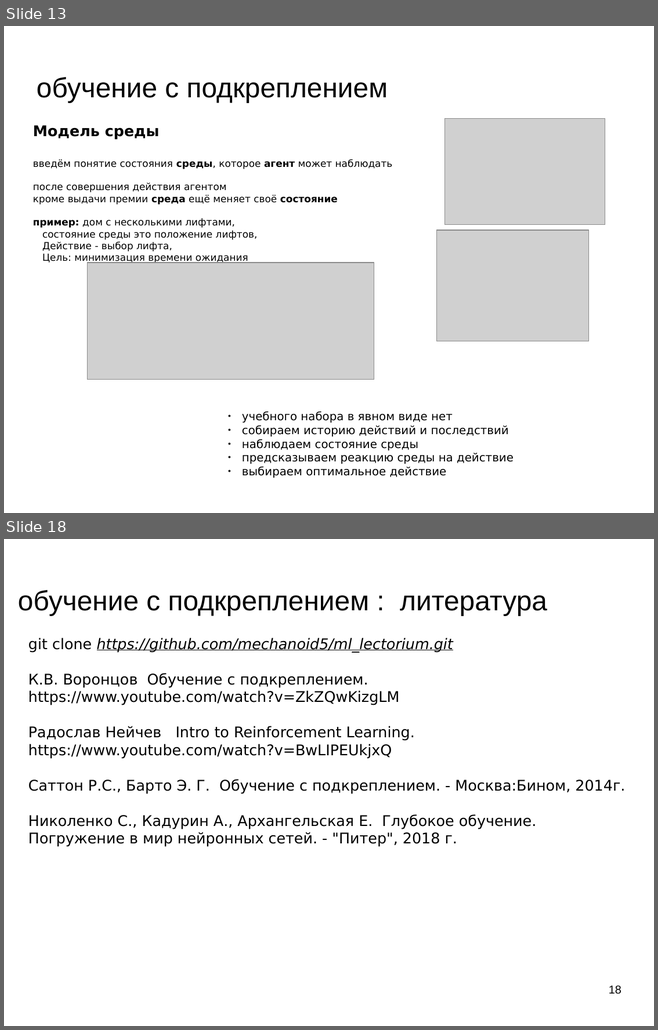
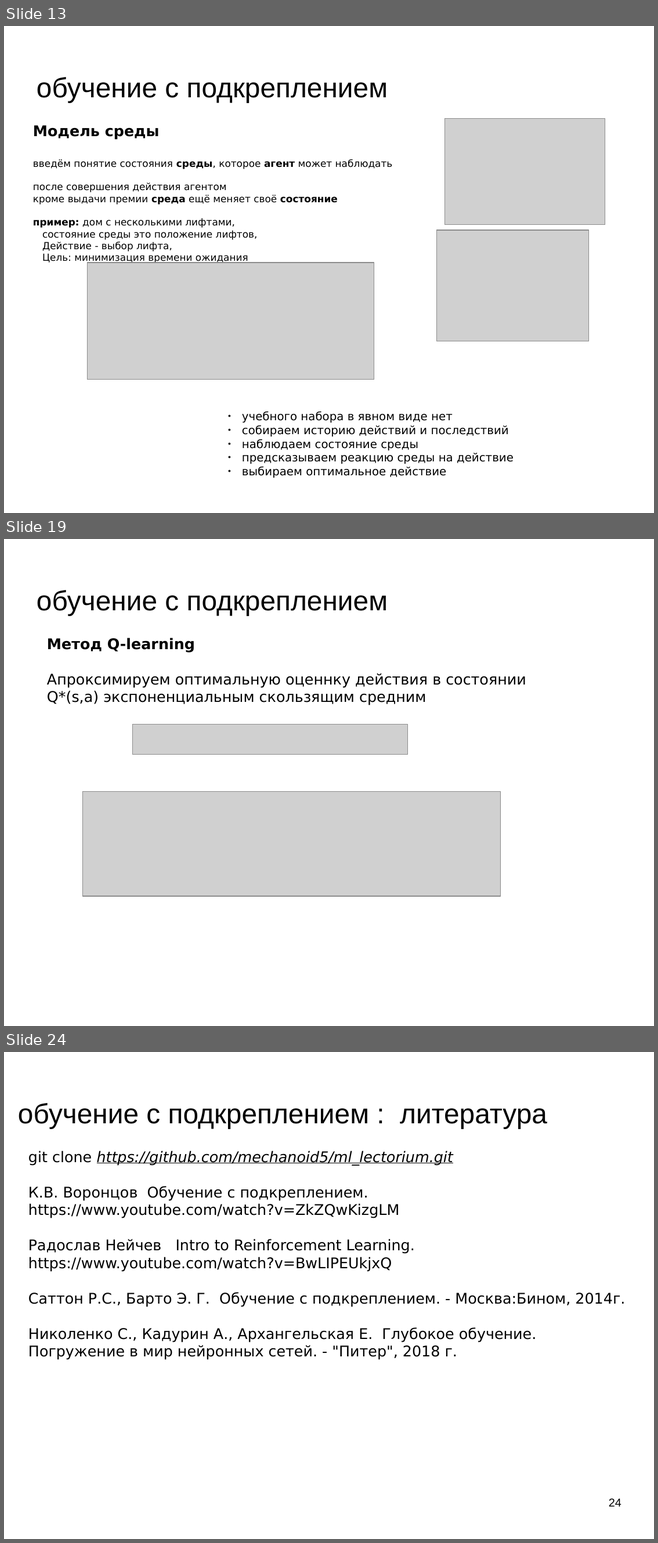
Before and after one commit to mechanoid5/ml_lectorium_legacy, a slide deck: 34-reinforcement-learning.odp. Shown one above the other, each under a label of ours: slides 13 and 18 before the commit, slides 13, 19 and 24 after it; the slides between them are not shown. The pictures are 658x1030 and 658x1543 pixels, drawn with LibreOffice and Linux fonts; fonts in the diff are those of the drawing; grey boxes stand for pictures; background and template pictures are left out. Boxes give left, top, right and bottom in pixels: in the first picture for what was removed or moved away, otherwise in the second. Text is boxed around its words. In the diff, an @@ line names an element or a change of style, - is before the commit and + after.

```diff
--- a/34-reinforcement-learning.odp
+++ b/34-reinforcement-learning.odp
@@ slide 19 added at (x1=4, y1=539, x2=654, y2=1026), background picture (left out) @@
@@ title added at (x1=36, y1=590, x2=388, y2=616), 33.9 pt, text #000000 @@
+обучение с подкреплением
@@ text added at (x1=47, y1=638, x2=526, y2=705), 18 pt, text #000000 @@
+Метод Q-learning
+Апроксимируем оптимальную оценнку действия в состоянии Q*(s,a) экспоненциальным скользящим средним
@@ picture added at (x1=133, y1=725, x2=408, y2=755) @@
@@ picture added at (x1=82, y1=792, x2=500, y2=897) @@
@@ what was slide 18 is now slide 24 @@
@@ page number at (x1=608, y1=1499, x2=621, y2=1507): text changed @@
-18
+24
```
Also in this commit, not shown: 3 slides changed, 7 other slides added, 2 slides removed.
